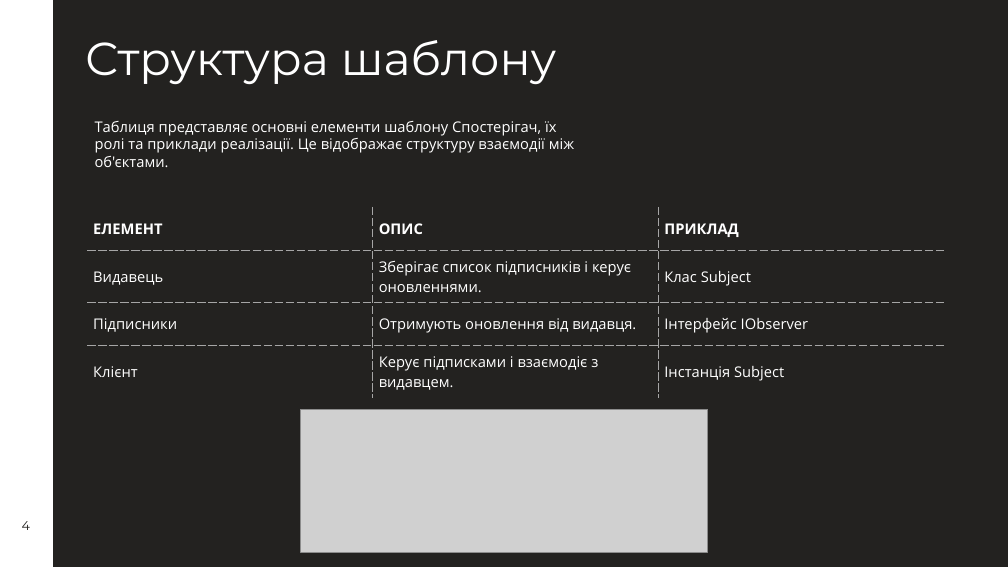
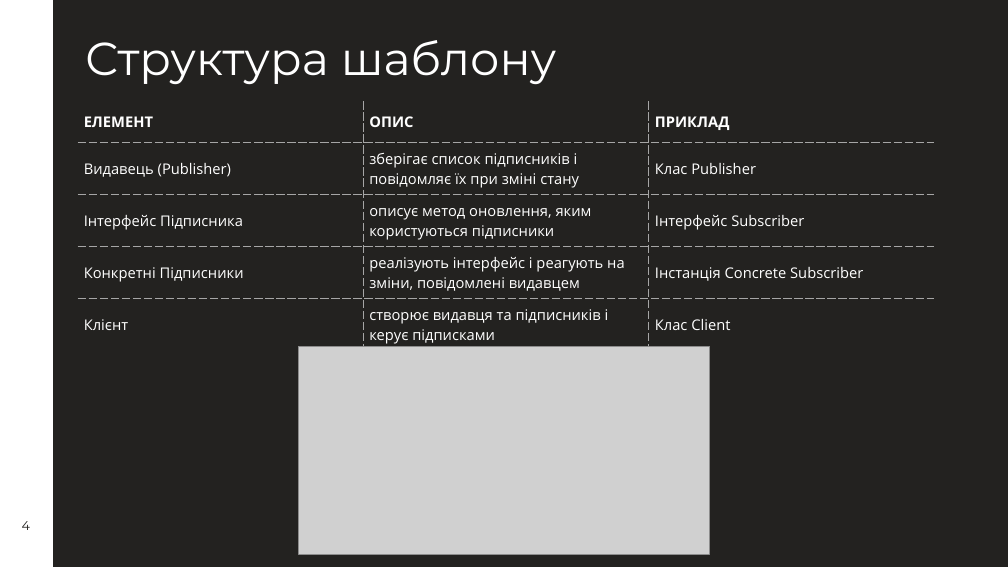
Before and after one commit to Ururu221/adapter-prak3-4, a slide deck: slide 4 of observer-prak4.pptx. Drawn at 1008x567 pixels with LibreOffice and Linux fonts; fonts in the diff are those of the drawing; grey boxes stand for pictures. Boxes give left, top, right and bottom in pixels: in the first picture for what was removed or moved away, otherwise in the second. Text is boxed around its words. In the diff, an @@ line names an element or a change of style, - is before the commit and + after.

```diff
--- a/observer-prak4.pptx
+++ b/observer-prak4.pptx
@@ table at [78, 101, 935, 348] @@
-row 2: Видавець | Зберігає список підписників і керує оновленнями. | Клас Subject
-row 3: Підписники | Отримують оновлення від видавця. | Інтерфейс IObserver
-row 4: Клієнт | Керує підписками і взаємодіє з видавцем. | Інстанція Subject
+row 2: Видавець (Publisher) | зберігає список підписників і повідомляє їх при зміні стану | Клас Publisher
+row 3: Інтерфейс Підписника | описує метод оновлення, яким користуються підписники | Інтерфейс Subscriber
+row 4: Конкретні Підписники | реалізують інтерфейс і реагують на зміни, повідомлені видавцем | Інстанція Concrete Subscriber
+row 5: Клієнт | створює видавця та підписників і керує підписками | Клас Client
@@ table: place and size @@
-table at [87, 207, 944, 394]
+table at [78, 101, 935, 348]
@@ text removed at [95, 121, 574, 167] @@
-Таблиця представляє основні елементи шаблону Спостерігач, їх ролі та приклади реалізації. Це відображає структуру взаємодії між об'єктами.
@@ picture: place and size @@
-picture at [300, 409, 708, 552]
+picture at [299, 346, 709, 554]
```
Also in this commit, not shown: 3 other slides changed, 1 slide added, 1 slide removed.
